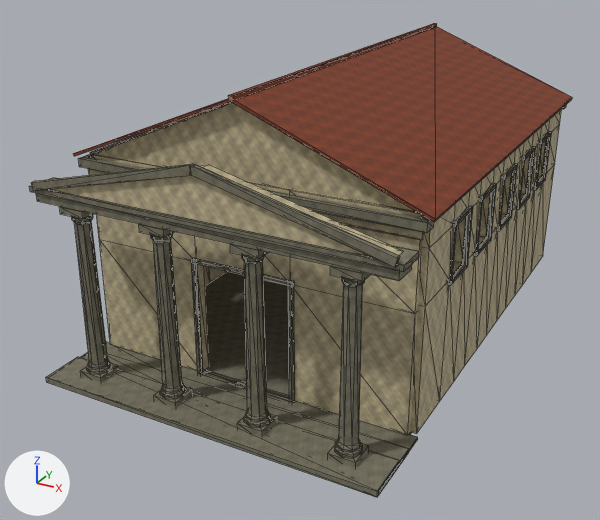
The glTF model prototype/assets/world_expansion/architecture/basilica_lod2.glb as it was, and as the next commit left it.
Camera for both pictures: a 50 mm camera at (13.5, -28.8, 15.6) aimed at (-0.7, -3.0, 2.7). The lights are fixed; the arrows at lower left show +X, +Y and +Z. The older version comes first. Mesh edges are drawn as thin lines. Vertices at exactly the same position are counted once.

Objects in the first picture: 'basilica_lod2'.
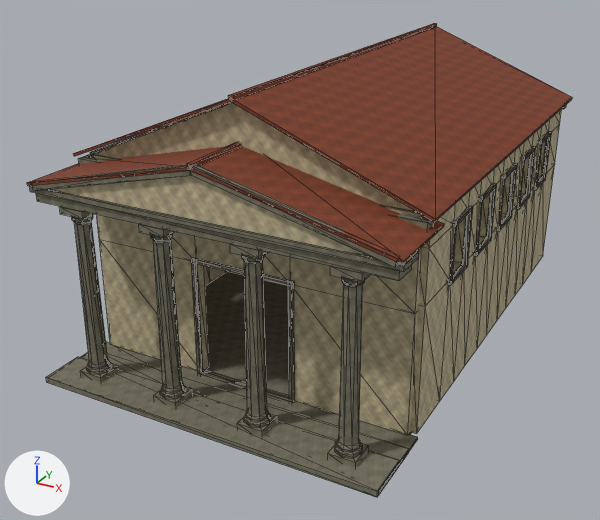
Pixel boxes [x1, y1, x2, y2] of what changed, in the pictures (600 x 520 px; the box of a moved part takes in the faces that stretch with it):
'basilica_lod2', reshaped: before [29, 23, 573, 497]; after [27, 23, 573, 497]
part 1 of me_basilica_stone_mesh_002, added: after [187, 142, 242, 169]
part 2 of me_basilica_stone_mesh_002, moved or reshaped: before [175, 102, 551, 365]; after [27, 102, 551, 365]

Edits to the bpy script that builds the scene:
```text
Change me_basilica_stone_mesh_002:
    used by ob_basilica_lod2; location = (0.0, 0.0, 0.0)
    remove me_basilica_stone_mesh_002.from_pydata(...)  # 1162 vertices, 2160 faces; spans x -6.5..6.5, y -11.2..8.5, z 0.0..10.2
    add me_basilica_stone_mesh_002.from_pydata(...)  # 1090 vertices, 2196 faces; spans x -6.5..6.5, y -11.2..8.5, z 0.0..10.2
    me_basilica_stone_mesh_002 part 1: a new loose piece, a box spanning x -0.09..0.09, y -10.7..-7.7, z 8.61..8.74, in mat_wx_terracotta
    me_basilica_stone_mesh_002 part 2
    96 vertices are removed from x -6.3..6.3, y -3.3..4.4, z 0.1..7.5
    280 faces are deleted
    8 vertices are added at x -6.5..6.5, y -10.7, z 7.1..8.6
    8 new vertices lie (0.0, 3.0, 0.0) away from vertices in x -6.5..6.5, y -10.7, z 7.1..8.6
    24 new faces join them, mat_wx_terracotta
    56 new faces join them, mat_wx_limestone
    224 new faces join them, mat_wx_lime_plaster
```
